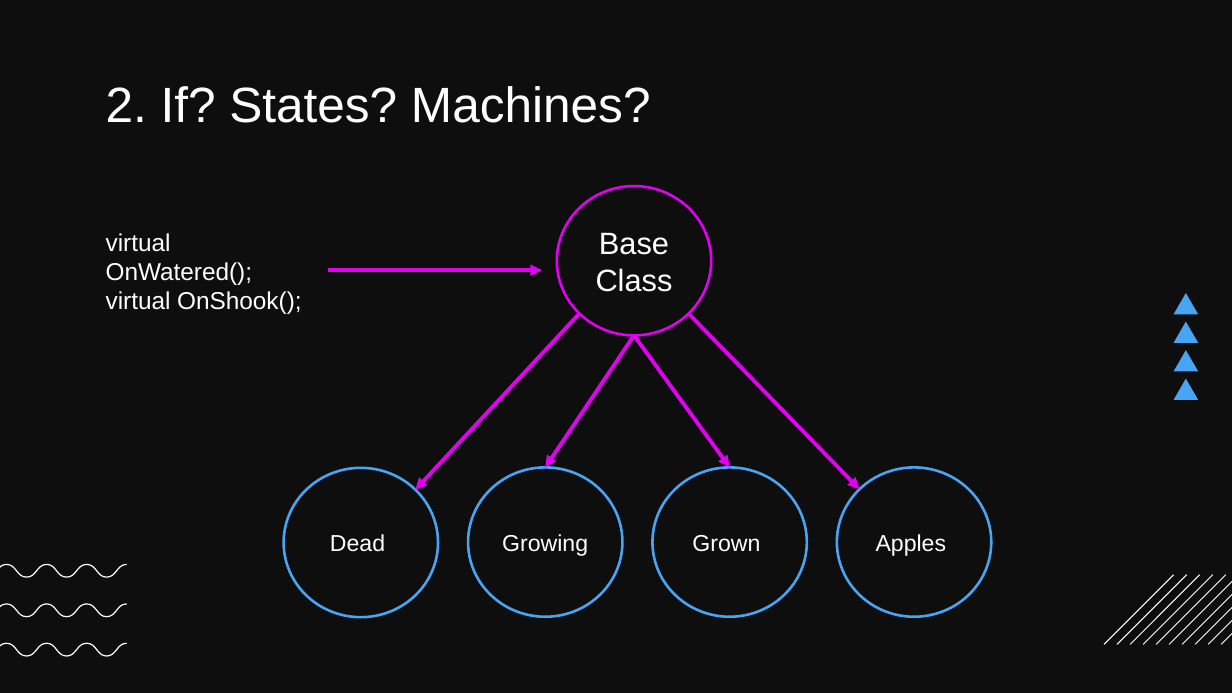
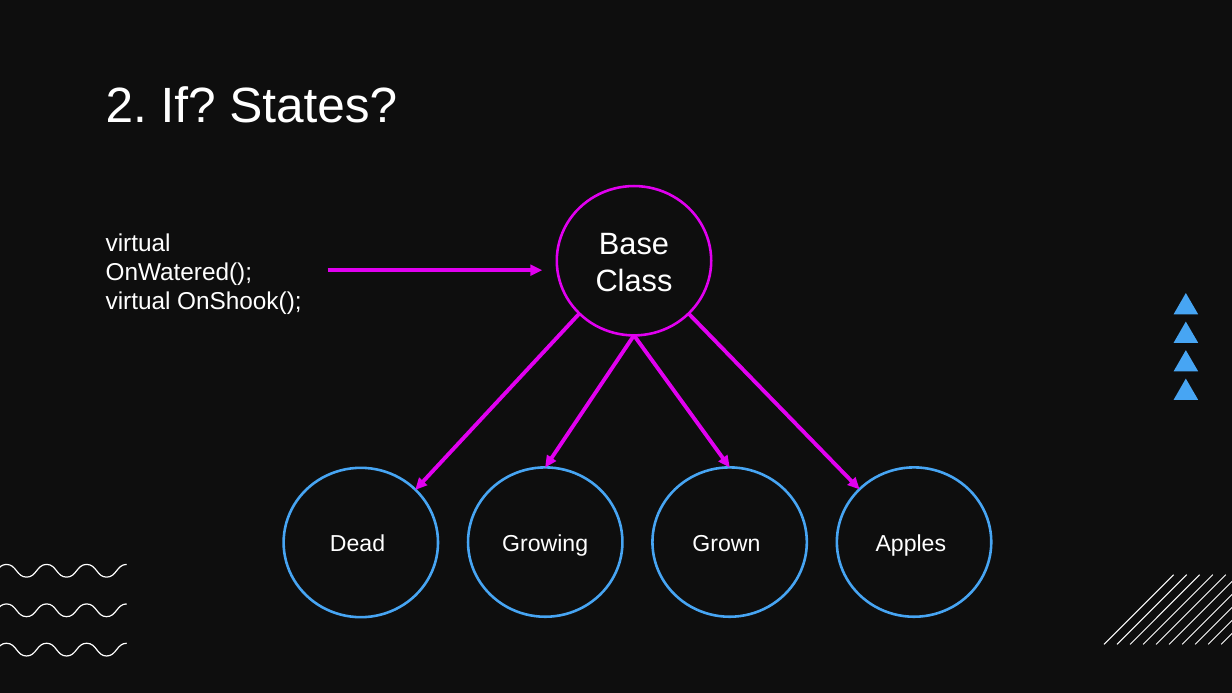
Before and after one commit to Sokkero/schoolThing, a slide deck: slide 7 of Presentation.pptx. Drawn at 1232x693 pixels with LibreOffice and Linux fonts; fonts in the diff are those of the drawing; background and template pictures are left out. Boxes give left, top, right and bottom in pixels: in the first picture for what was removed or moved away, otherwise in the second. Text is boxed around its words. In the diff, an @@ line names an element or a change of style, - is before the commit and + after.

```diff
--- a/Presentation.pptx
+++ b/Presentation.pptx
@@ title at [106, 86, 397, 123]: text changed @@
-2. If? States? Machines?
+2. If? States?
```
Also in this commit, not shown: 6 other slides changed, 2 slides added, 1 other file.
